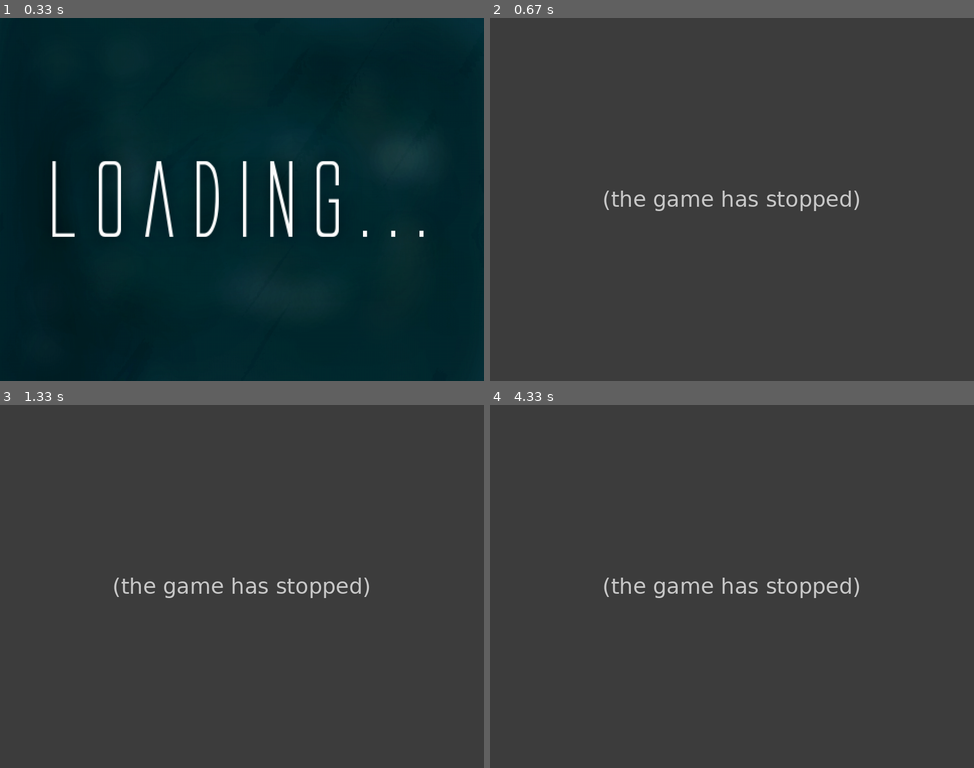
Above: before the commit, frames 1-4 (two rows, left to right).
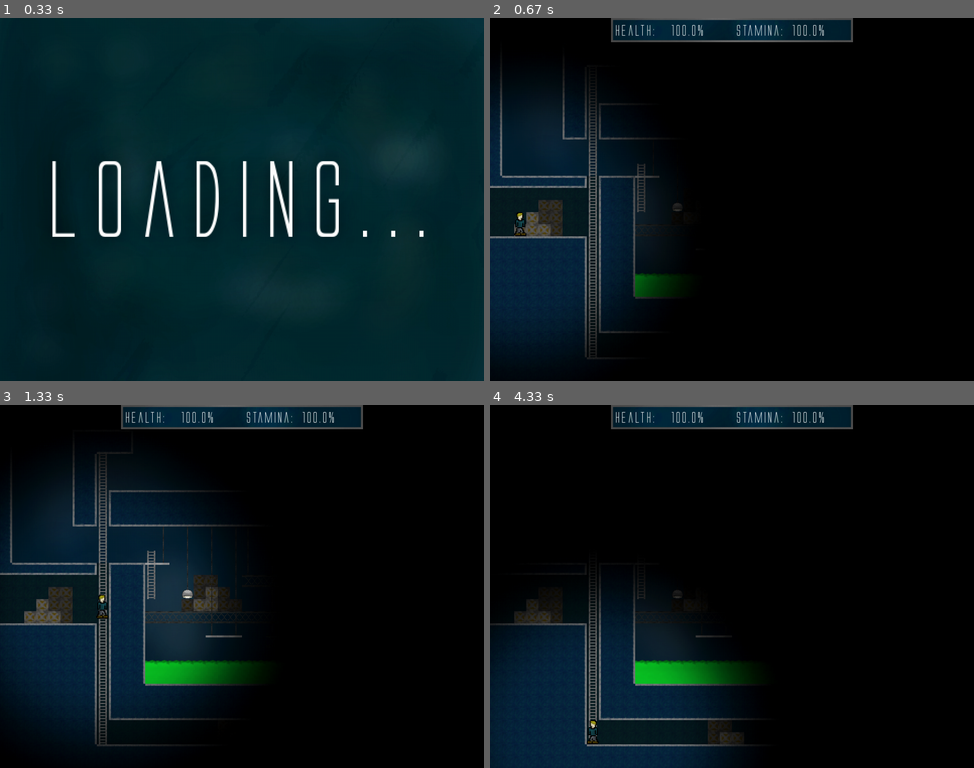
Above: after the commit, the same moments.

Repository: Sigton/stealth
Game: pygame game, started from source/main.py
Two runs of this game, one before a commit and one after it. Both use one fixed random seed, a clock stepped at 60 frames per second and the inputs below.
Inputs (mouse positions are in pixels of both pictures, inside the frame that each line leads up to):
- Up to frame 1 (0.33 s): no input
- Up to frame 2 (0.67 s): click (732, 199) at 0.38 s
- Up to frame 3 (1.33 s): hold Right 0.67-1.13 s; move the mouse to (222, 601) at 0.7 s; hold Up from 1.17 s (still down); move the mouse to (396, 575) at 1.2 s
- Up to frame 4 (4.33 s): release Up at 1.47 s; hold Right 1.5-1.97 s; move the mouse to (732, 608) at 1.53 s; hold Left 2-2.53 s; move the mouse to (615, 590) at 2.03 s; hold Left 2.57-2.97 s; move the mouse to (581, 532) at 2.6 s; hold Up 3-3.37 s; move the mouse to (581, 669) at 3.03 s; hold Right 3.4-4.03 s; move the mouse to (804, 459) at 3.43 s; hold Left from 4.07 s (still down); move the mouse to (911, 713) at 4.1 s

Frame 1 is identical in both runs. In frame 2, 98% of the frame differs, in the area x 0-100%, y 0-100%; in frame 3, 98%; in frame 4, 99%.
Error before the commit: AttributeError: 'ProgressBar' object has no attribute 'start_x' (level.py line 208); the game stopped at 0.62 s (later frames are placeholders)

Commit message:
Hacked a bugfix, to be improved at a later date

Diff:
--- a/source/level.py
+++ b/source/level.py
@@ -241,6 +241,10 @@
         new_keypad.progress_bar = healthbar.ProgressBar()
         new_keypad.progress_bar.parent = new_keypad
         new_keypad.progress_bar.level = self
+        new_keypad.progress_bar.rect.x = new_keypad.rect.centerx
+        new_keypad.progress_bar.rect.y = new_keypad.rect.y - 20
+        new_keypad.progress_bar.start_x = new_keypad.progress_bar.rect.x
+        new_keypad.progress_bar.start_y = new_keypad.progress_bar.rect.y
         self.entities.add(new_keypad.progress_bar)
 
         self.keypads.add(new_keypad)
